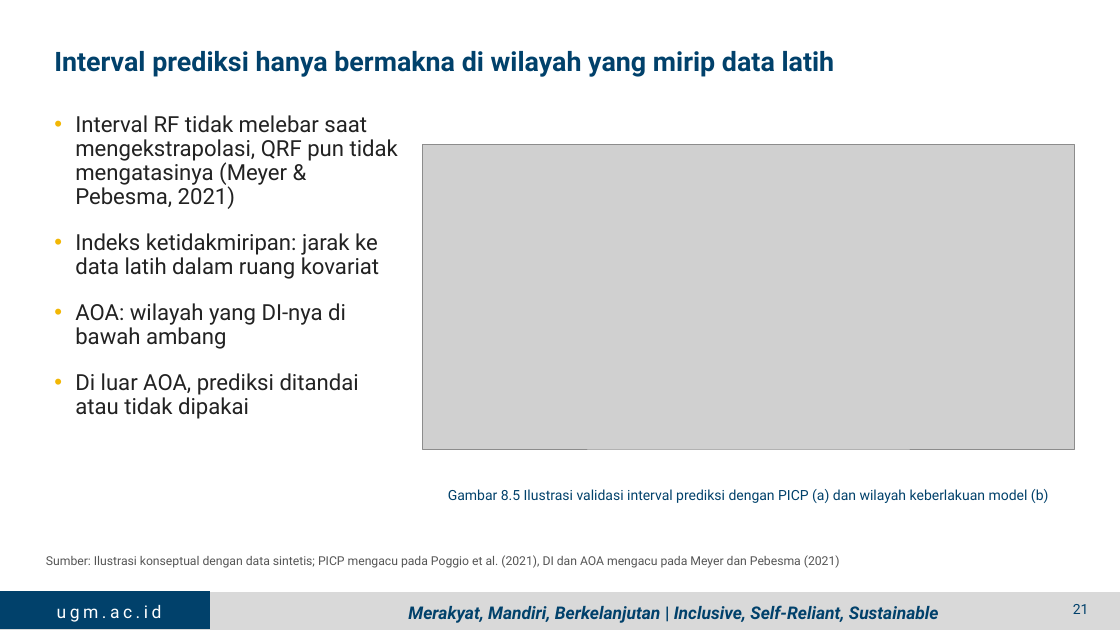
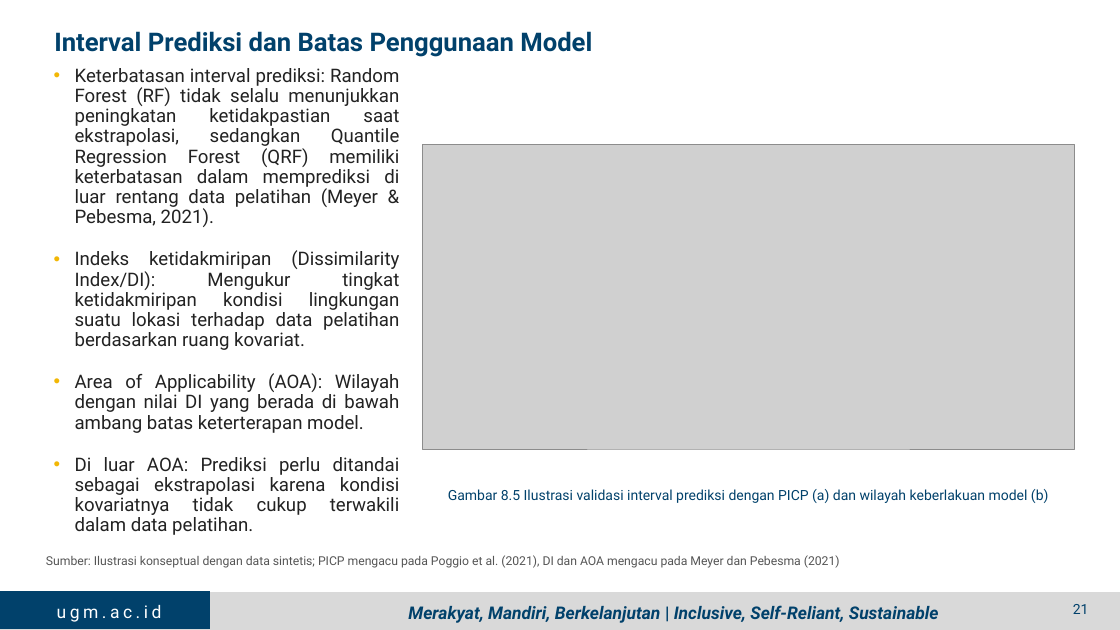
Before and after one commit to jhnhp/SMART, a slide deck: slide 18 of Output/Presentasi/PPT_5_Dr_Guruh_Digital_Soil_Mapping.pptx (slide 21 before the commit). Drawn at 1120x630 pixels with LibreOffice and Linux fonts; fonts in the diff are those of the drawing; grey boxes stand for pictures; background and template pictures are left out. Boxes give left, top, right and bottom in pixels: in the first picture for what was removed or moved away, otherwise in the second. Text is boxed around its words. In the diff, an @@ line names an element or a change of style, - is before the commit and + after.

```diff
--- a/Output/Presentasi/PPT_5_Dr_Guruh_Digital_Soil_Mapping.pptx
+++ b/Output/Presentasi/PPT_5_Dr_Guruh_Digital_Soil_Mapping.pptx
@@ title at (54, 31, 592, 57): text changed; size 23 to 22 pt @@
-Interval prediksi hanya bermakna di wilayah yang mirip data latih
+Interval Prediksi dan Batas Penggunaan Model
@@ text at (75, 68, 400, 535): text changed; size 19 to 16 pt @@
-• Interval RF tidak melebar saat mengekstrapolasi, QRF pun tidak mengatasinya (Meyer & Pebesma, 2021)
-• Indeks ketidakmiripan: jarak ke data latih dalam ruang kovariat
-• AOA: wilayah yang DI-nya di bawah ambang
-• Di luar AOA, prediksi ditandai atau tidak dipakai
+• Keterbatasan interval prediksi: Random Forest (RF) tidak selalu menunjukkan peningkatan ketidakpastian saat ekstrapolasi, sedangkan Quantile Regression Forest (QRF) memiliki keterbatasan dalam memprediksi di luar rentang data pelatihan (Meyer & Pebesma, 2021).
+• Indeks ketidakmiripan (Dissimilarity Index/DI): Mengukur tingkat ketidakmiripan kondisi lingkungan suatu lokasi terhadap data pelatihan berdasarkan ruang kovariat.
+• Area of Applicability (AOA): Wilayah dengan nilai DI yang berada di bawah ambang batas keterterapan model.
+• Di luar AOA: Prediksi perlu ditandai sebagai ekstrapolasi karena kondisi kovariatnya tidak cukup terwakili dalam data pelatihan.
```
Also in this commit, not shown: 13 other slides changed, 3 slides removed, 12 other files.
